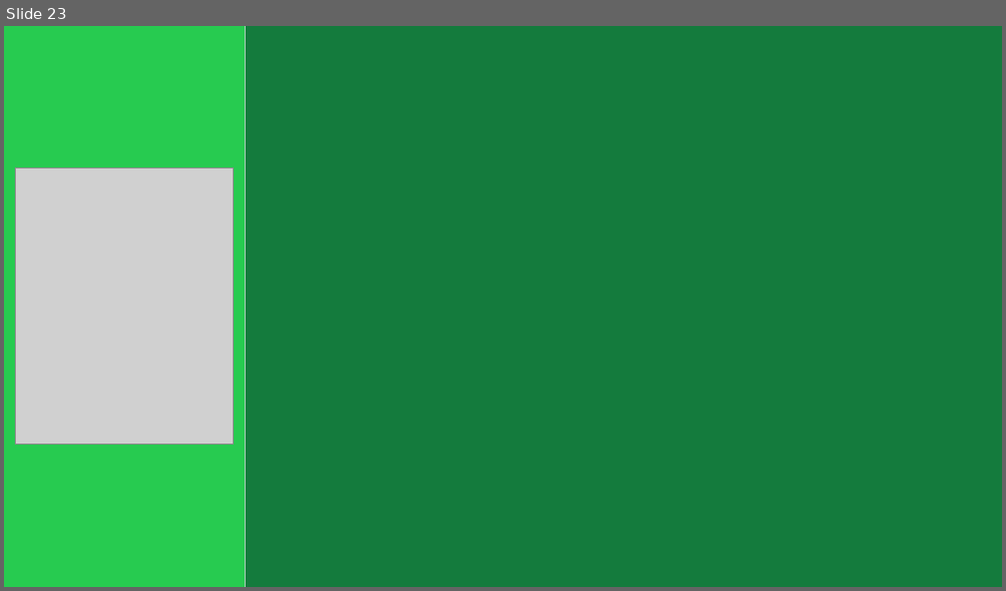
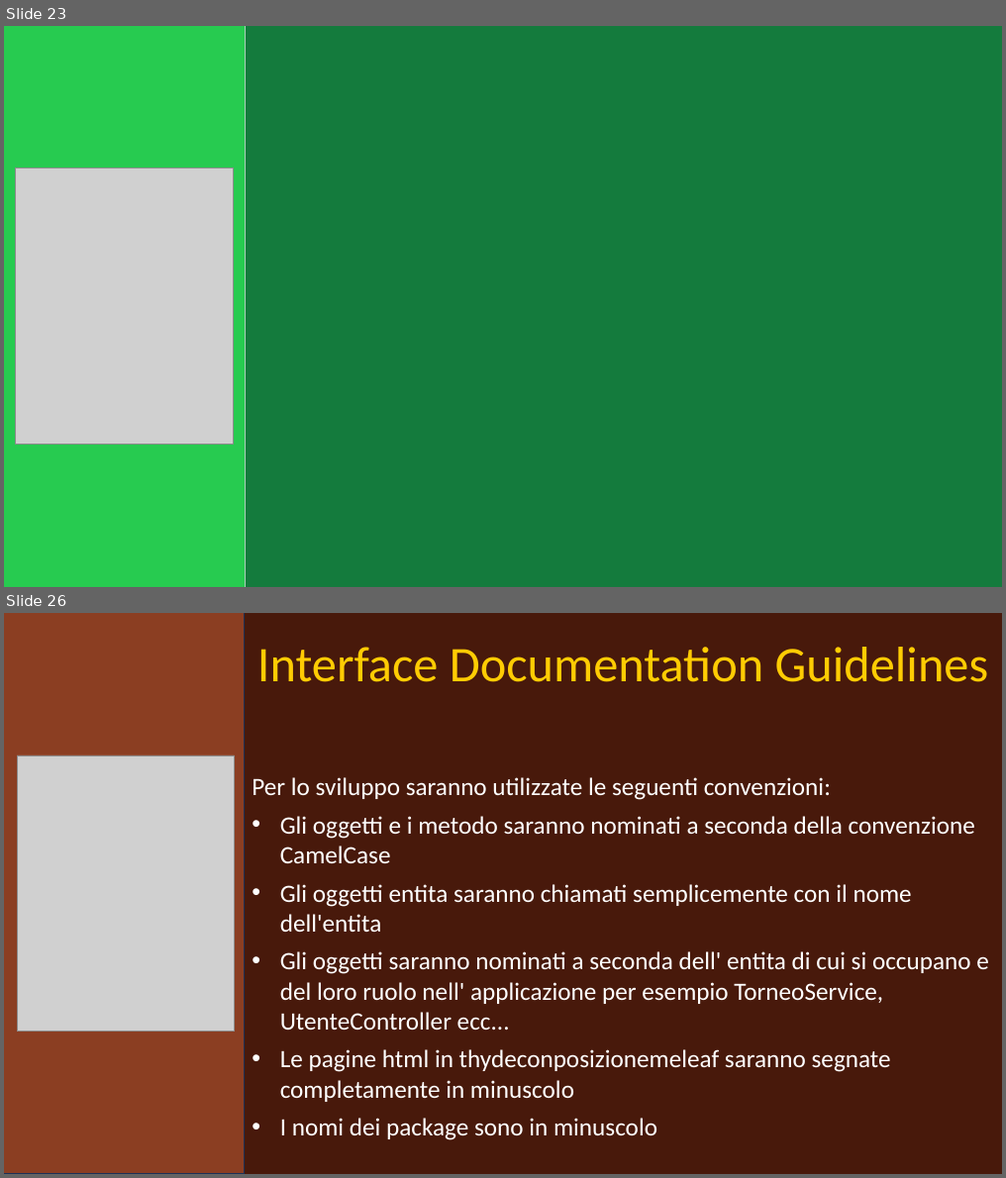
Before and after one commit to Nakura125/GottaBattleEmAll.com, a slide deck: GottaBattleEmAll.pptx. Shown one above the other, each under a label of ours: slide 23 before the commit, slides 23 and 26 after it; the slides between them are not shown. The pictures are 1006x591 and 1006x1178 pixels, drawn with LibreOffice and Linux fonts; fonts in the diff are those of the drawing; grey boxes stand for pictures; background and template pictures are left out. Boxes give left, top, right and bottom in pixels: in the first picture for what was removed or moved away, otherwise in the second. Text is boxed around its words. In the diff, an @@ line names an element or a change of style, - is before the commit and + after.

```diff
--- a/GottaBattleEmAll.pptx
+++ b/GottaBattleEmAll.pptx
@@ slide 26 added at bbox=[4, 613, 1002, 1174], background #FFFFFF @@
@@ rectangle added at bbox=[4, 613, 245, 1174], fill #8B3E22, outline #1E3256 1 pt @@
@@ rectangle added at bbox=[245, 613, 1002, 1174], fill #48190B @@
@@ text added at bbox=[257, 647, 989, 682], 48 pt, text #FFCC03 @@
+Interface Documentation Guidelines
@@ picture added at bbox=[17, 756, 234, 1032] @@
@@ text added at bbox=[252, 777, 989, 1141], 24 pt, text #FFFFFF @@
+Per lo sviluppo saranno utilizzate le seguenti convenzioni:
+• Gli oggetti e i metodo saranno nominati a seconda della convenzione CamelCase
+• Gli oggetti entita saranno chiamati semplicemente con il nome dell'entita
+• Gli oggetti saranno nominati a seconda dell' entita di cui si occupano e del loro ruolo nell' applicazione per esempio TorneoService, UtenteController ecc...
+• Le pagine html in thydeconposizionemeleaf saranno segnate completamente in minuscolo
+• I nomi dei package sono in minuscolo
```
Also in this commit, not shown: 2 slides changed, 6 other slides added.
